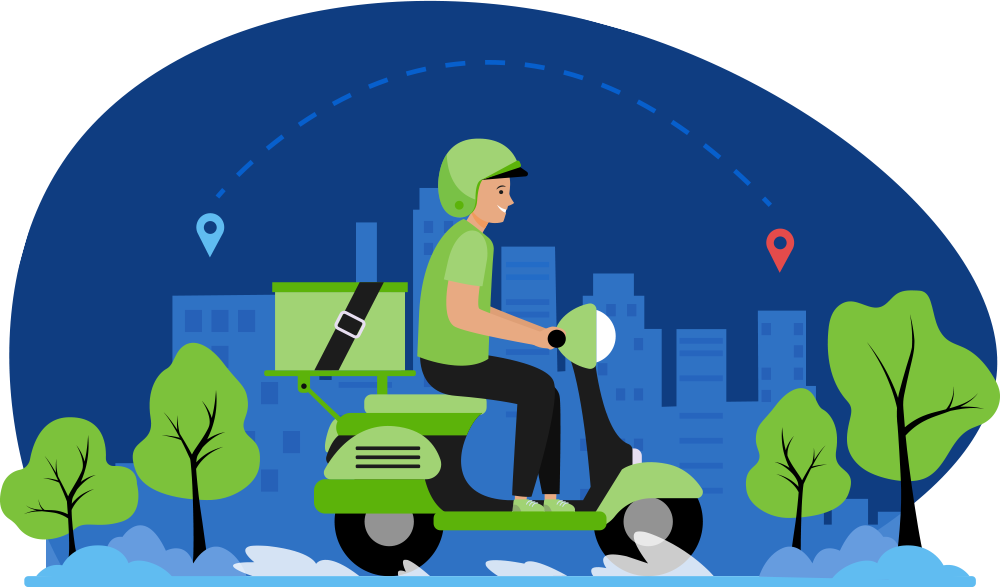
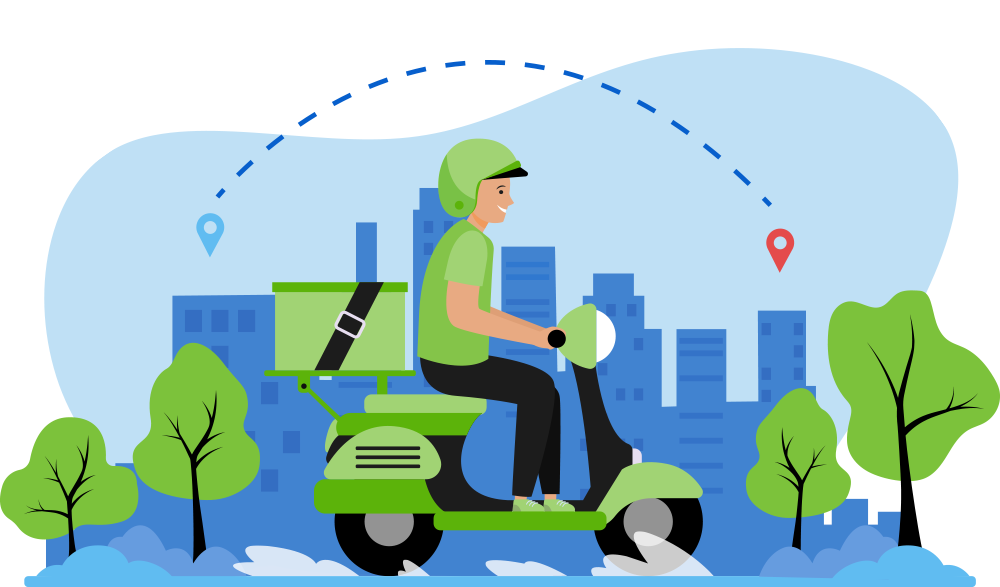
Before/after of a w=1000, h=587 layered artwork. What changed in the layer stack:
removed layer "Vector Smart Object copy" over (9, 0, 998, 576)
added layer "Layer 2" above "Vector Smart Object" over (46, 466, 902, 577)
showed "Vector Smart Object" (2nd of 2), painted on it over (9, 0, 998, 577)
hid "Layer 1", painted on it over (9, 0, 998, 577)
